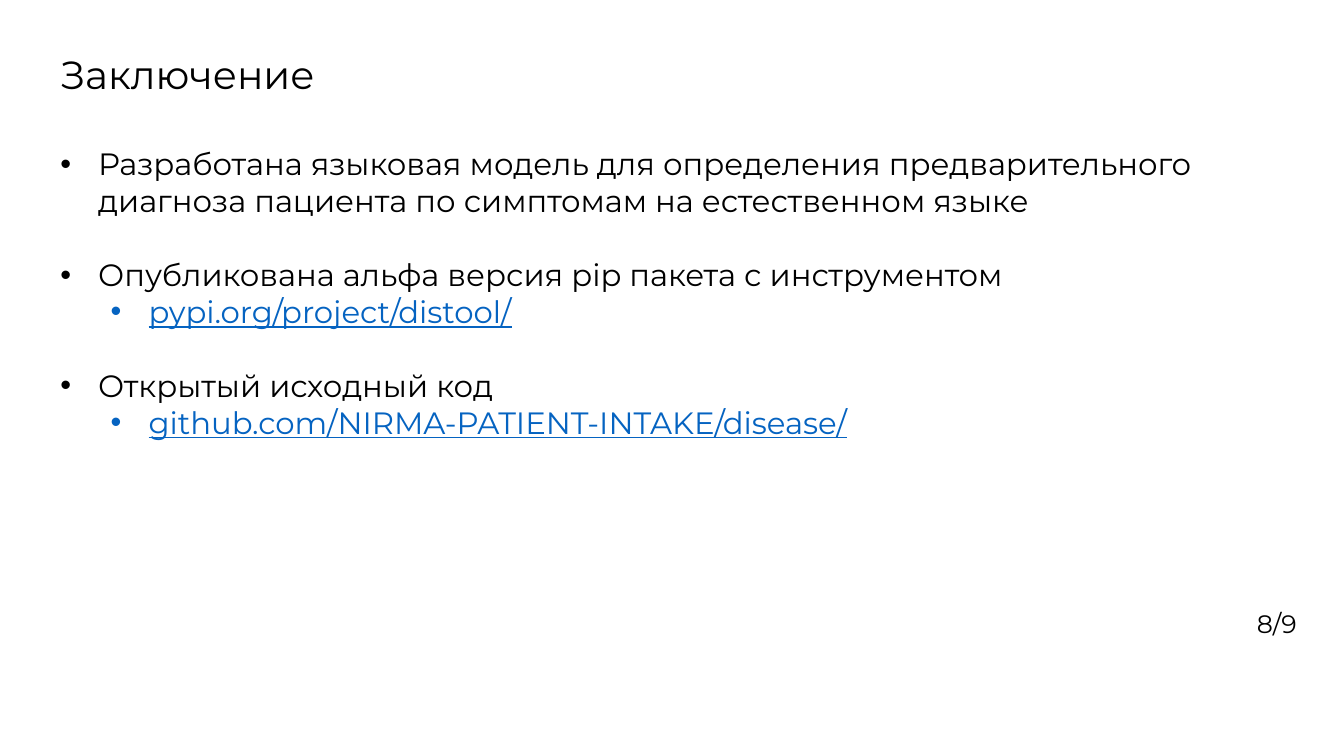
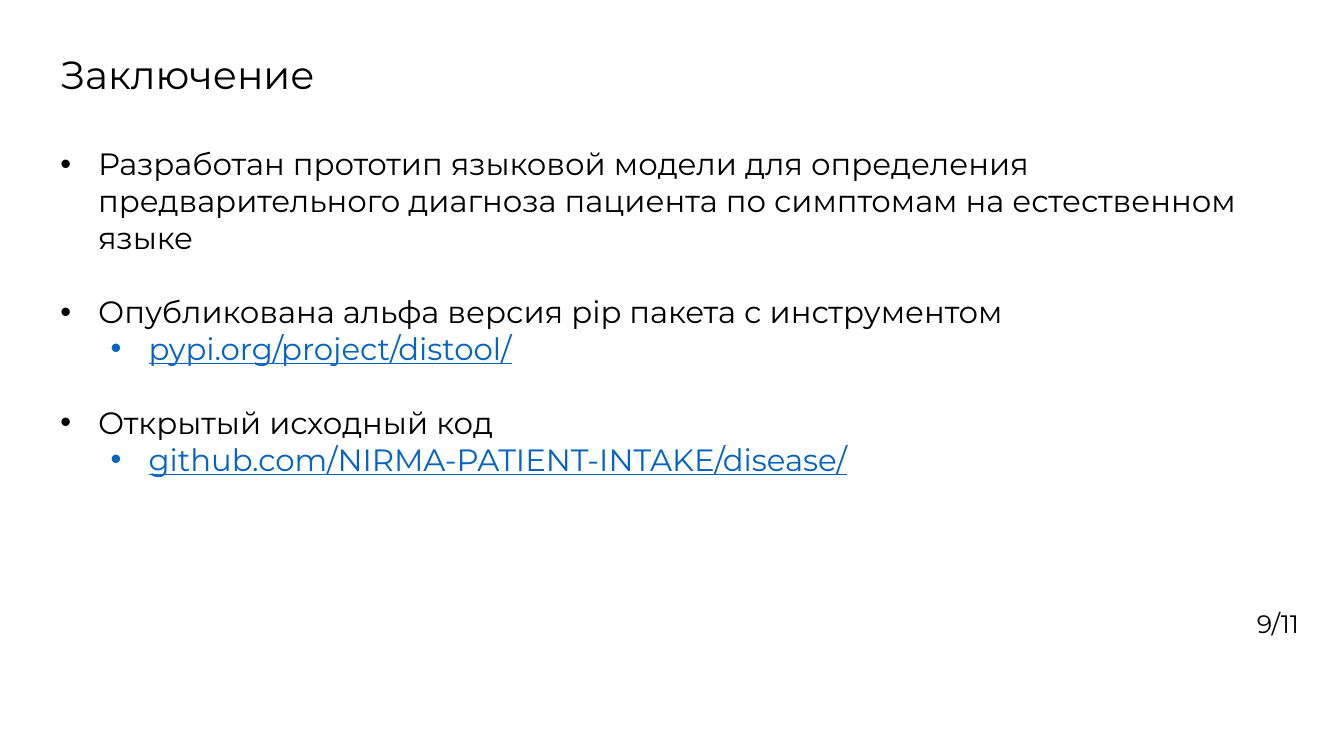
Before and after one commit to NIRMA-PATIENT-INTAKE/disease, a slide deck: slide 9 of presentation materials/КМУ/Егоров М.П, ПогребнойД.А. АРХАРХИТЕКТУРА МОДУЛЯ ЯЗЫКОВОЙ МОДЕЛИ ДЛЯ ПРЕДСКАЗАНИЯ.pptx (slide 8 before the commit). Drawn at 1344x756 pixels with LibreOffice and Linux fonts; fonts in the diff are those of the drawing; background and template pictures are left out. Boxes give left, top, right and bottom in pixels: in the first picture for what was removed or moved away, otherwise in the second. Text is boxed around its words. In the diff, an @@ line names an element or a change of style, - is before the commit and + after.

```diff
--- a/presentation materials/КМУ/Егоров М.П, ПогребнойД.А. АРХАРХИТЕКТУРА МОДУЛЯ ЯЗЫКОВОЙ МОДЕЛИ ДЛЯ ПРЕДСКАЗАНИЯ.pptx
+++ b/presentation materials/КМУ/Егоров М.П, ПогребнойД.А. АРХАРХИТЕКТУРА МОДУЛЯ ЯЗЫКОВОЙ МОДЕЛИ ДЛЯ ПРЕДСКАЗАНИЯ.pptx
@@ text at [98, 151, 1235, 250]: text changed @@
-• Разработана языковая модель для определения предварительного диагноза пациента по симптомам на естественном языке
+• Разработан прототип языковой модели для определения предварительного диагноза пациента по симптомам на естественном языке
@@ text at [1257, 611, 1299, 636]: text changed @@
-8/9
+9/11
```
Also in this commit, not shown: 6 other slides changed, 2 slides added, 2 other files.
